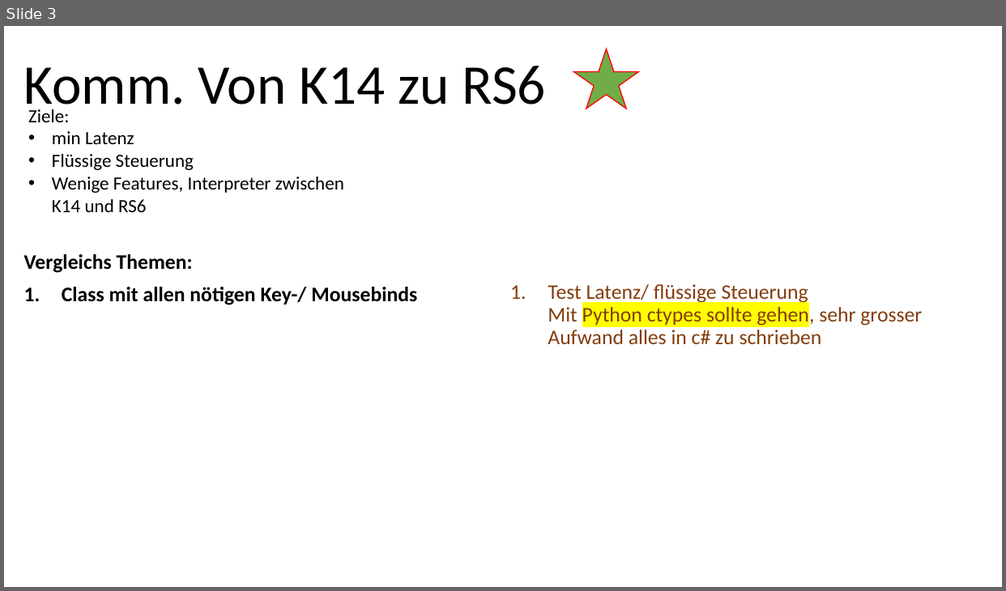
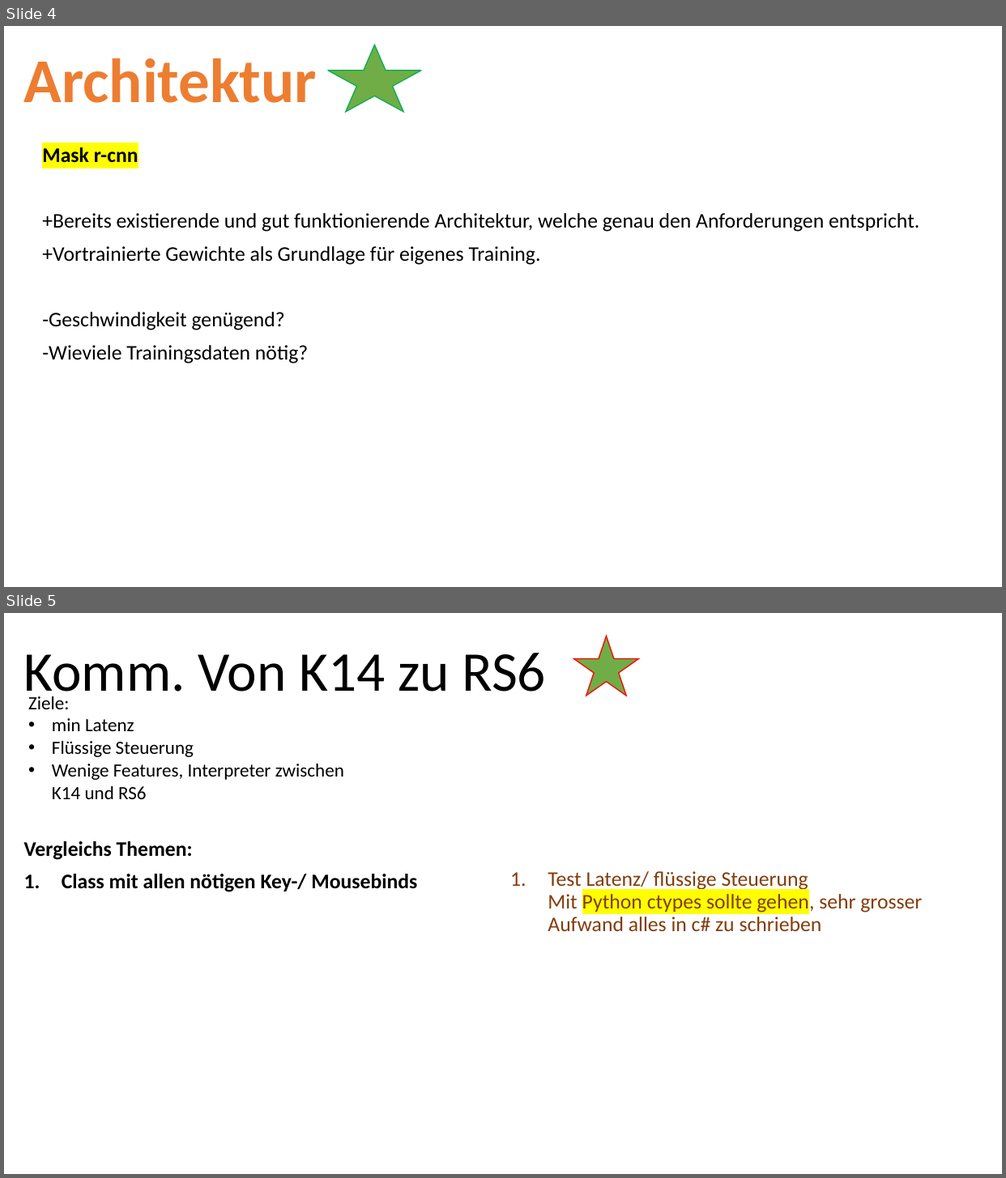
Before and after one commit to OleLokison/Deep-learning-aim-assist, a slide deck: Org.pptx. Shown one above the other, each under a label of ours: slide 3 before the commit, slides 4 and 5 after it. The pictures are 1006x591 and 1006x1178 pixels, drawn with LibreOffice and Linux fonts; fonts in the diff are those of the drawing. Boxes give left, top, right and bottom in pixels: in the first picture for what was removed or moved away, otherwise in the second. Text is boxed around its words. In the diff, an @@ line names an element or a change of style, - is before the commit and + after.

```diff
--- a/Org.pptx
+++ b/Org.pptx
@@ slide 4 added at [4, 26, 1002, 587], background #FFFFFF @@
@@ star added at [328, 45, 422, 112], fill #70AD47, outline #00B050 1 pt @@
@@ title added at [24, 58, 317, 103], 60 pt, text #ED7D31, bold @@
+Architektur
@@ subtitle added at [42, 148, 919, 364], 20 pt, text #000000 @@
+Mask r-cnn
++Bereits existierende und gut funktionierende Architektur, welche genau den Anforderungen entspricht.
++Vortrainierte Gewichte als Grundlage für eigenes Training.
+-Geschwindigkeit genügend?
+-Wieviele Trainingsdaten nötig?
@@ what was slide 3 is now slide 5 @@
```
Also in this commit, not shown: 1 slide changed, 1 other slide added, 1 other file.
